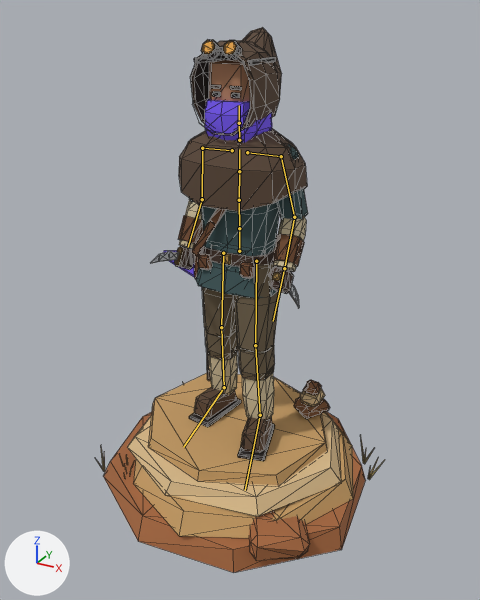
Before and after pictures for a commit that changed the glTF model web/public/models/pathfinder.glb.
One viewpoint serves both versions: a 50 mm camera at (1.44, -2.62, 2.01) aimed at (0.01, -0.01, 0.7). The axes (+X, +Y, +Z) are drawn at lower left. The lights are the same throughout. The picture after the commit comes second. The bones that change, and the others that lie on the model, are drawn over the model as lines. Mesh edges are drawn as thin lines.

Objects in the first picture: 'PathfinderBase', 'PathfinderBody'.
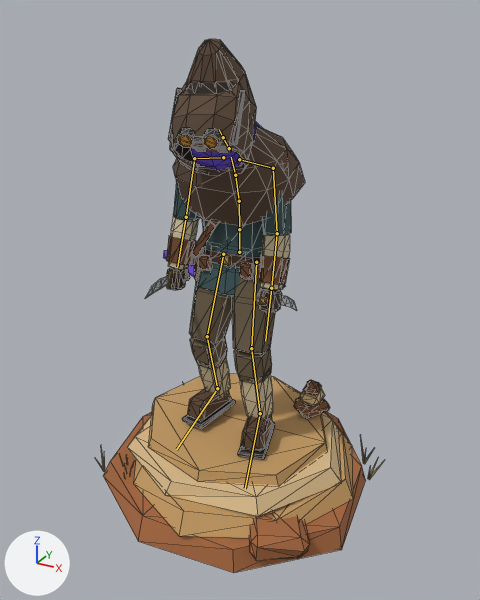
The newer file adds an action. The first version stands in its rest pose; the second is drawn at frame 10 of the action 'sulk'.

The change, as a list of edits to the scene's bpy script:
```text
Change bone_spine1:
    where bone_spine1 = bpy.data.objects['Pathfinder'].pose.bones['Spine1']  # child of 'Spine'
    bone_spine1.rotation_quaternion: (1.0, 0.0, 0.0, 0.0) -> (0.989, 0.15, 0.0, 0.0)  # degrees (0, 0, 0) -> degrees (17, 0, 0)
Change bone_spine2:
    where bone_spine2 = bpy.data.objects['Pathfinder'].pose.bones['Spine2']  # child of 'Spine1'
    bone_spine2.rotation_quaternion: (1.0, 0.0, 0.0, 0.0) -> (0.998, 0.06, 0.0, 0.0)  # degrees (0, 0, 0) -> degrees (7, 0, 0)
Change bone_neck:
    where bone_neck = bpy.data.objects['Pathfinder'].pose.bones['Neck']  # child of 'Spine2'
    bone_neck.rotation_quaternion: (1.0, 0.0, 0.0, 0.0) -> (0.992, 0.126, 0.0, 0.0)  # degrees (0, 0, 0) -> degrees (14, 0, 0)
Change bone_head:
    where bone_head = bpy.data.objects['Pathfinder'].pose.bones['Head']  # child of 'Neck'
    bone_head.rotation_quaternion: (1.0, 0.0, 0.0, 0.0) -> (0.982, 0.139, 0.089, -0.094)  # degrees (0, 0, 0) -> degrees (15, 12, -9)
Change bone_shoulderl:
    where bone_shoulderl = bpy.data.objects['Pathfinder'].pose.bones['ShoulderL']  # child of 'Spine2'
    bone_shoulderl.rotation_quaternion: (1.0, 0.0, 0.0, 0.0) -> (0.998, -0.064, 0.005, -0.027)  # degrees (0, 0, 0) -> degrees (-7, 0, -3)
Change bone_arml:
    where bone_arml = bpy.data.objects['Pathfinder'].pose.bones['ArmL']  # child of 'ShoulderL'
    bone_arml.rotation_quaternion: (1.0, 0.0, 0.0, 0.0) -> (0.947, -0.299, 0.0, -0.117)  # degrees (0, 0, 0) -> degrees (-35, -4, -13)
Change bone_forearml:
    where bone_forearml = bpy.data.objects['Pathfinder'].pose.bones['ForeArmL']  # child of 'ArmL'
    bone_forearml.rotation_quaternion: (1.0, 0.0, 0.0, 0.0) -> (0.964, 0.264, 0.0, 0.004)  # degrees (0, 0, 0) -> degrees (31, 0, 0)
Change bone_shoulderr:
    where bone_shoulderr = bpy.data.objects['Pathfinder'].pose.bones['ShoulderR']  # child of 'Spine2'
    bone_shoulderr.rotation_quaternion: (1.0, 0.0, 0.0, 0.0) -> (0.998, -0.064, -0.005, 0.027)  # degrees (0, 0, 0) -> degrees (-7, 0, 3)
Change bone_armr:
    where bone_armr = bpy.data.objects['Pathfinder'].pose.bones['ArmR']  # child of 'ShoulderR'
    bone_armr.rotation_quaternion: (1.0, 0.0, 0.0, 0.0) -> (0.931, -0.343, 0.0, 0.127)  # degrees (0, 0, 0) -> degrees (-40, 5, 14)
Change bone_forearmr:
    where bone_forearmr = bpy.data.objects['Pathfinder'].pose.bones['ForeArmR']  # child of 'ArmR'
    bone_forearmr.rotation_quaternion: (1.0, 0.0, 0.0, 0.0) -> (0.968, 0.252, 0.0, -0.003)  # degrees (0, 0, 0) -> degrees (29, 0, 0)
Change bone_uplegl:
    where bone_uplegl = bpy.data.objects['Pathfinder'].pose.bones['UpLegL']  # child of 'Hips'
    bone_uplegl.rotation_quaternion: (1.0, 0.0, 0.0, 0.0) -> (0.999, -0.052, -0.004, -0.005)  # degrees (0, 0, 0) -> degrees (-6, -1, -1)
Change bone_legl:
    where bone_legl = bpy.data.objects['Pathfinder'].pose.bones['LegL']  # child of 'UpLegL'
    bone_legl.rotation_quaternion: (1.0, 0.0, 0.0, 0.0) -> (0.994, 0.106, 0.005, 0.005)  # degrees (0, 0, 0) -> degrees (12, 1, 1)
Change bone_footl:
    where bone_footl = bpy.data.objects['Pathfinder'].pose.bones['FootL']  # child of 'LegL'
    bone_footl.rotation_quaternion: (1.0, 0.0, 0.0, 0.0) -> (0.999, -0.034, -0.013, -0.04)  # degrees (0, 0, 0) -> degrees (-4, -2, -5)
Change bone_uplegr:
    where bone_uplegr = bpy.data.objects['Pathfinder'].pose.bones['UpLegR']  # child of 'Hips'
    bone_uplegr.rotation_quaternion: (1.0, 0.0, 0.0, 0.0) -> (-0.985, 0.172, -0.012, -0.012)  # degrees (0, 0, 0) -> degrees (-20, 2, 1)
Change bone_legr:
    where bone_legr = bpy.data.objects['Pathfinder'].pose.bones['LegR']  # child of 'UpLegR'
    bone_legr.rotation_quaternion: (1.0, 0.0, 0.0, 0.0) -> (0.962, 0.272, -0.014, -0.012)  # degrees (0, 0, 0) -> degrees (32, -1, -2)
Change bone_footr:
    where bone_footr = bpy.data.objects['Pathfinder'].pose.bones['FootR']  # child of 'LegR'
    bone_footr.rotation_quaternion: (1.0, 0.0, 0.0, 0.0) -> (0.996, -0.081, 0.011, 0.04)  # degrees (0, 0, 0) -> degrees (-9, 2, 4)
```

Where the change shows, as pixel boxes [x1, y1, x2, y2] in the pictures (480 x 600 px):
'PathfinderBody', posed: before [150, 27, 308, 461]; after [145, 39, 305, 459]
bone 'Spine1', root to tip: before (239, 200) to (239, 171); after (239, 201) to (235, 175)
bone 'Spine2', root to tip: before (239, 171) to (239, 149); after (235, 175) to (231, 157)
bone 'Neck', root to tip: before (239, 140) to (239, 123); after (229, 148) to (223, 137)
bone 'Head', root to tip: before (239, 123) to (239, 105); after (223, 137) to (219, 129)
bone 'ShoulderL', root to tip: before (247, 152) to (281, 156); after (239, 159) to (273, 168)
bone 'ArmL', root to tip: before (281, 156) to (294, 217); after (273, 168) to (277, 233)
bone 'ForeArmL', root to tip: before (294, 217) to (284, 268); after (277, 233) to (271, 288)
bone 'ShoulderR', root to tip: before (232, 150) to (202, 148); after (223, 157) to (194, 158)
bone 'ArmR', root to tip: before (202, 148) to (202, 199); after (194, 158) to (186, 217)
bone 'ForeArmR', root to tip: before (202, 199) to (188, 247); after (186, 217) to (177, 267)
bone 'UpLegL', root to tip: before (256, 261) to (255, 345); after (256, 262) to (251, 348)
bone 'LegL', root to tip: before (255, 345) to (260, 415); after (251, 348) to (260, 413)
bone 'FootL', root to tip: before (260, 415) to (245, 490); after (260, 413) to (245, 488)
bone 'UpLegR', root to tip: before (223, 253) to (221, 327); after (223, 254) to (207, 336)
bone 'LegR', root to tip: before (221, 327) to (224, 387); after (207, 336) to (217, 388)
bone 'FootR', root to tip: before (224, 387) to (183, 447); after (217, 388) to (176, 449)
